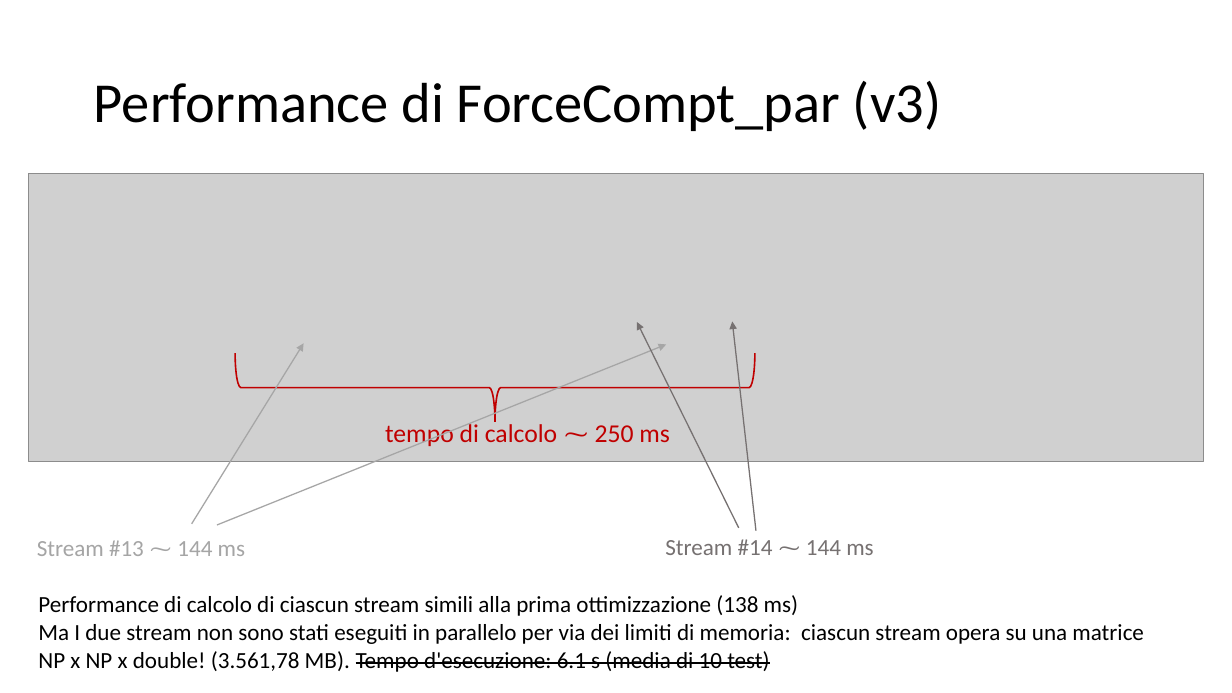
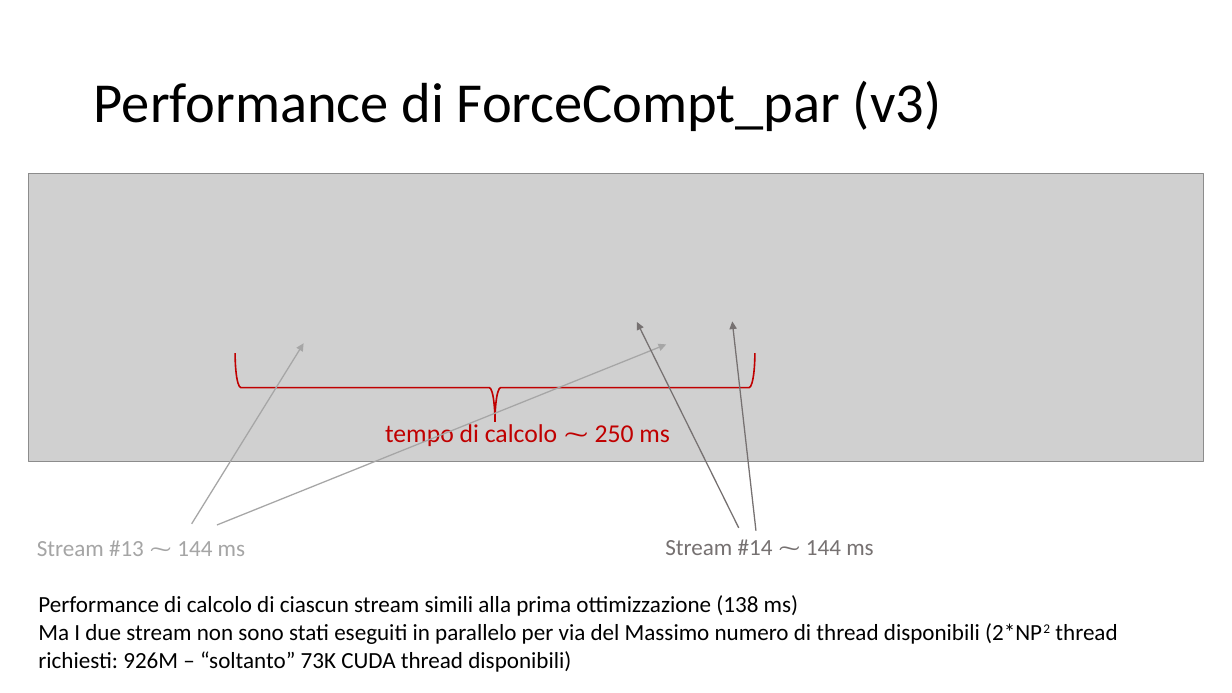
Before and after one commit to piepor/particles-simulation-parallel, a slide deck: slide 14 of presentazione/presentazione.pptx. Drawn at 1232x693 pixels with LibreOffice and Linux fonts; fonts in the diff are those of the drawing; grey boxes stand for pictures. Boxes give left, top, right and bottom in pixels: in the first picture for what was removed or moved away, otherwise in the second. Text is boxed around its words. In the diff, an @@ line names an element or a change of style, - is before the commit and + after.

```diff
--- a/presentazione/presentazione.pptx
+++ b/presentazione/presentazione.pptx
@@ text at bbox=[38, 623, 1117, 672]: text changed @@
-Ma I due stream non sono stati eseguiti in parallelo per via dei limiti di memoria: ciascun stream opera su una matrice
-NP x NP x double! (3.561,78 MB). Tempo d'esecuzione: 6.1 s (media di 10 test)
+Ma I due stream non sono stati eseguiti in parallelo per via del Massimo numero di thread disponibili (2*NP2 thread richiesti: 926M – “soltanto” 73K CUDA thread disponibili)
```
Also in this commit, not shown: 6 other slides changed, 2 slides added, 6 slides removed, 1 other file.
